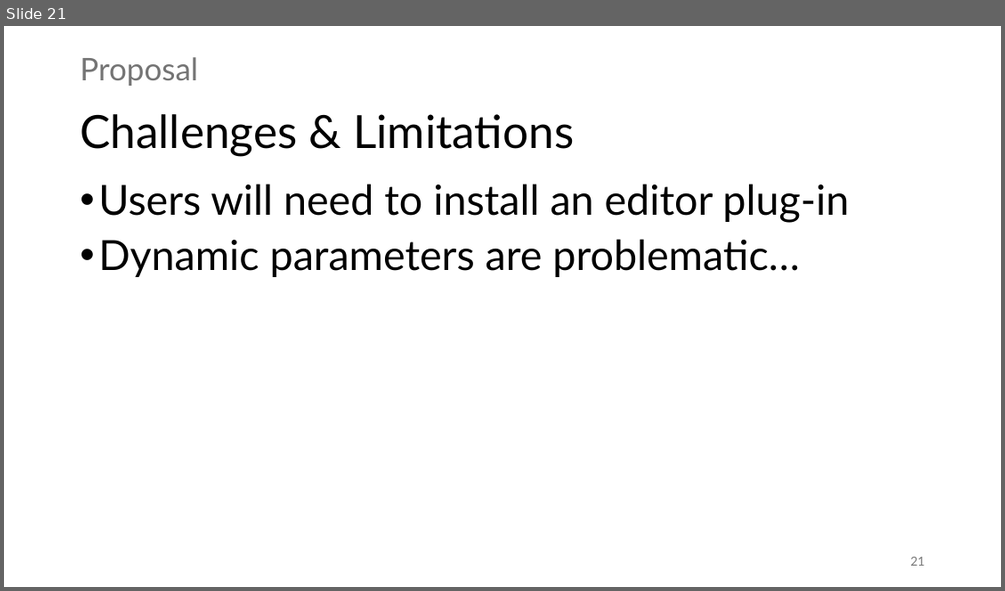
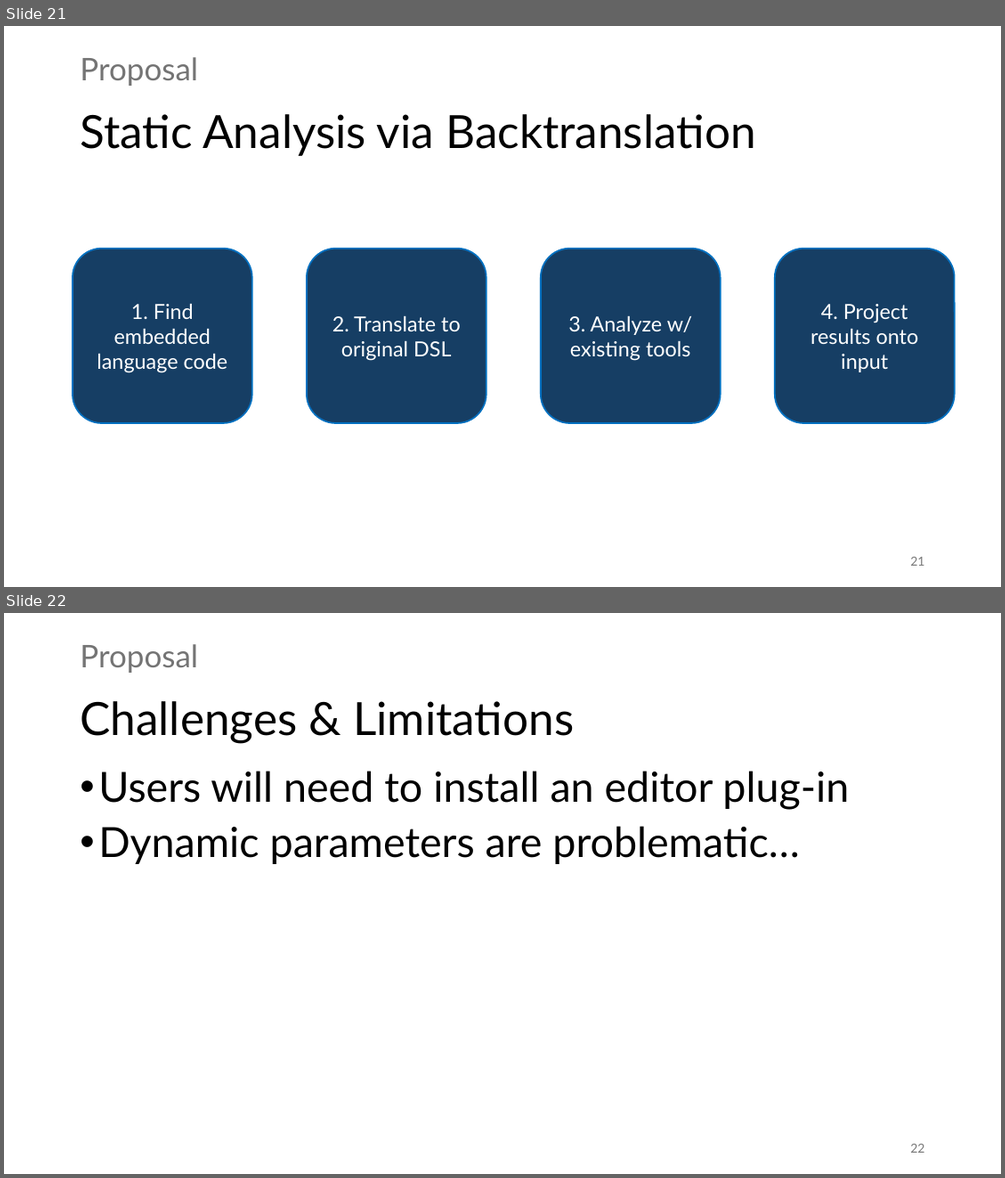
Before and after one commit to prg-titech/safe-fluent-dsls, a slide deck: concept/SeminarPresentation26Q2.pptx. Shown one above the other, each under a label of ours: slide 21 before the commit, slides 21 and 22 after it. The pictures are 1005x591 and 1005x1178 pixels, drawn with LibreOffice and Linux fonts; fonts in the diff are those of the drawing. Boxes give left, top, right and bottom in pixels: in the first picture for what was removed or moved away, otherwise in the second. Text is boxed around its words. In the diff, an @@ line names an element or a change of style, - is before the commit and + after.

```diff
--- a/concept/SeminarPresentation26Q2.pptx
+++ b/concept/SeminarPresentation26Q2.pptx
@@ slide 21 added at bbox=[4, 26, 1001, 587], background #FFFFFF @@
@@ text added at bbox=[80, 57, 198, 86], 30 pt, text #747474 @@
+Proposal
@@ title added at bbox=[80, 114, 756, 156], 44 pt, text #000000 @@
+Static Analysis via Backtranslation
@@ rounded rectangle added at bbox=[73, 248, 252, 423], fill #163E64, outline #0070C0 1.5 pt, 20 pt, text #FFFFFF @@
+1. Find embedded language code
@@ rounded rectangle added at bbox=[307, 248, 486, 423], fill #163E64, outline #0070C0 1.5 pt, 20 pt, text #FFFFFF @@
+2. Translate to original DSL
@@ rounded rectangle added at bbox=[541, 248, 720, 423], fill #163E64, outline #0070C0 1.5 pt, 20 pt, text #FFFFFF @@
+3. Analyze w/ existing tools
@@ rounded rectangle added at bbox=[775, 248, 955, 423], fill #163E64, outline #0070C0 1.5 pt, 20 pt, text #FFFFFF @@
+4. Project results onto input
@@ page number added at bbox=[910, 556, 924, 565], 12 pt, text #797979 @@
+21
@@ what was slide 21 is now slide 22 @@
@@ page number at bbox=[910, 1143, 924, 1152]: text changed @@
-21
+22
```
Also in this commit, not shown: 1 slide changed, 1 other file.
